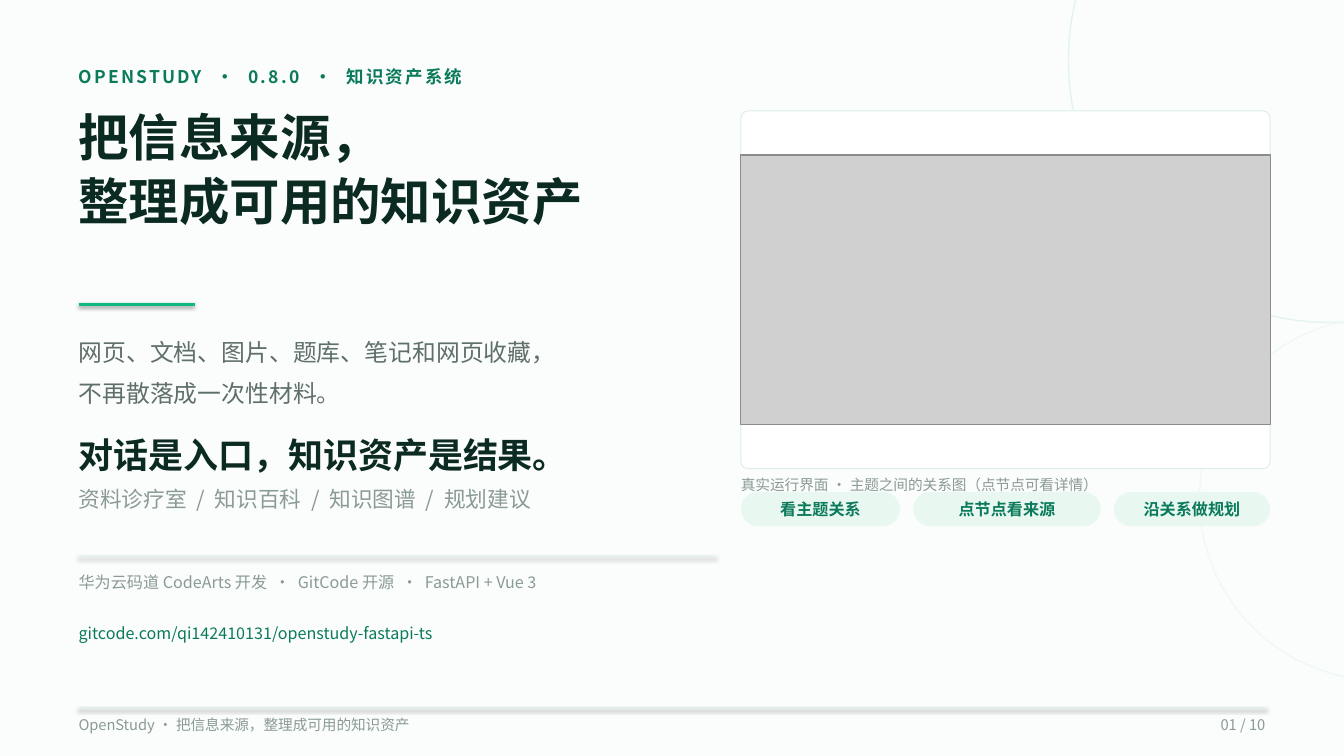
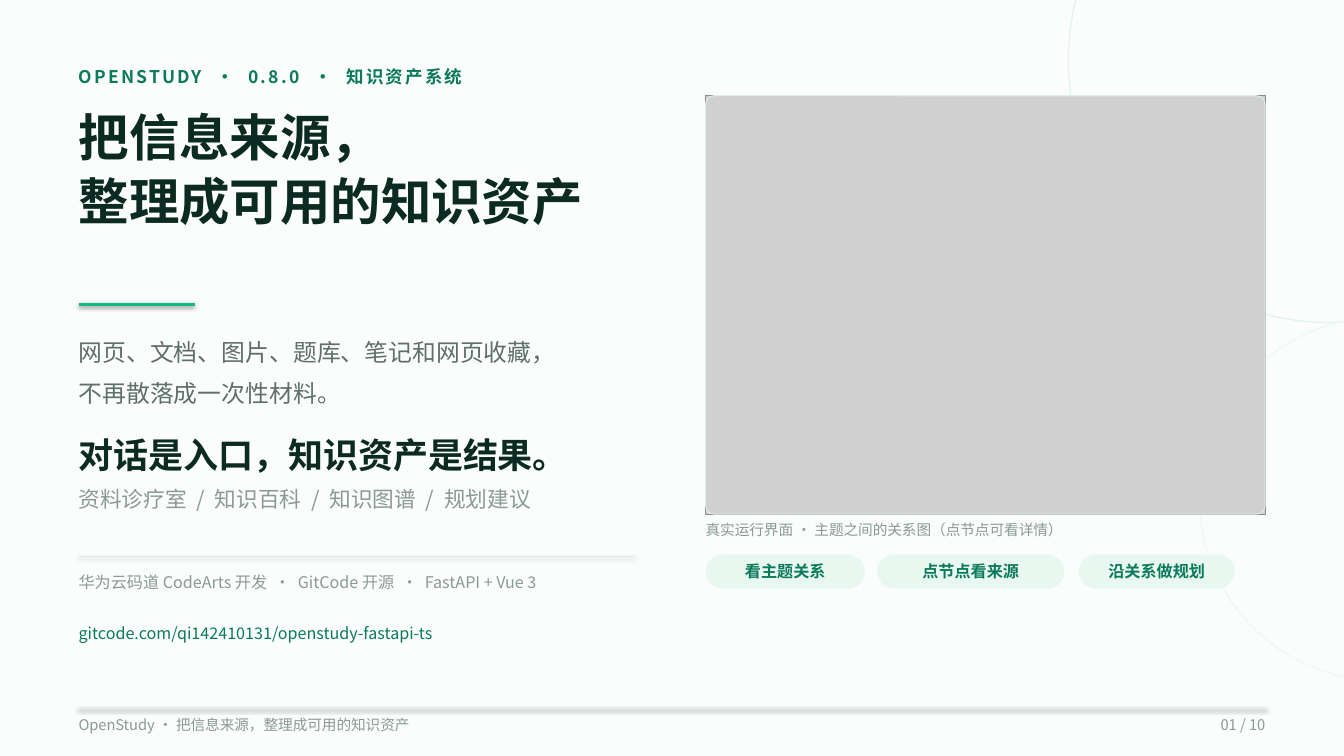
Before and after one commit to wufeng1234567/openstudy-fastapi-ts, a slide deck: slide 1 of doc/competition/OpenStudy-10页-码道版.pptx. Drawn at 1344x756 pixels with LibreOffice and Linux fonts; fonts in the diff are those of the drawing; grey boxes stand for pictures. Boxes give left, top, right and bottom in pixels: in the first picture for what was removed or moved away, otherwise in the second. Text is boxed around its words. In the diff, an @@ line names an element or a change of style, - is before the commit and + after.

```diff
--- a/doc/competition/OpenStudy-10页-码道版.pptx
+++ b/doc/competition/OpenStudy-10页-码道版.pptx
@@ rounded rectangle: place and size @@
-rounded rectangle at <box>741,111,1270,469</box>
+rounded rectangle at <box>706,96,1265,514</box>
@@ rounded rectangle at <box>706,96,1265,514</box>: fill #FFFFFF to none @@
@@ picture: place and size @@
-picture at <box>741,155,1270,424</box>
+picture at <box>706,96,1265,514</box>
@@ text "真实运行界面 · 主题之间的关系图（点节点可看详情）": place and size @@
-text "真实运行界面 · 主题之间的关系图（点节点可看详情）" at <box>741,477,1098,491</box>
+text "真实运行界面 · 主题之间的关系图（点节点可看详情）" at <box>706,522,1062,536</box>
@@ line moved from (79, 557) - (716, 557) to (79, 557) - (635, 557) @@
@@ 3 rounded rectangles: place and size @@
-3 rounded rectangles at <box>741,492,1270,526</box>
+3 rounded rectangles at <box>706,555,1235,589</box>
```
Also in this commit, not shown: 1 slide added, 1 slide removed, 5 other files.
